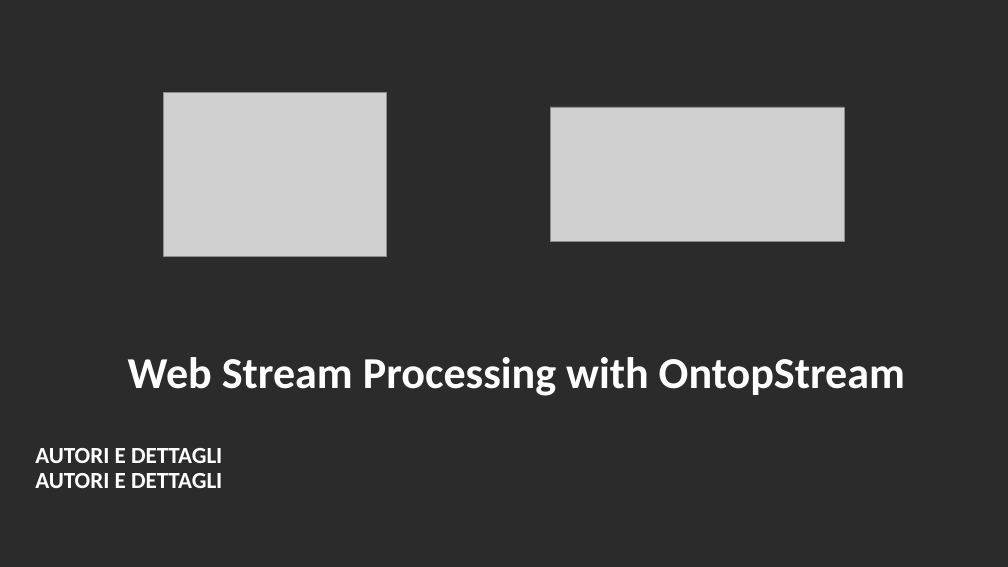
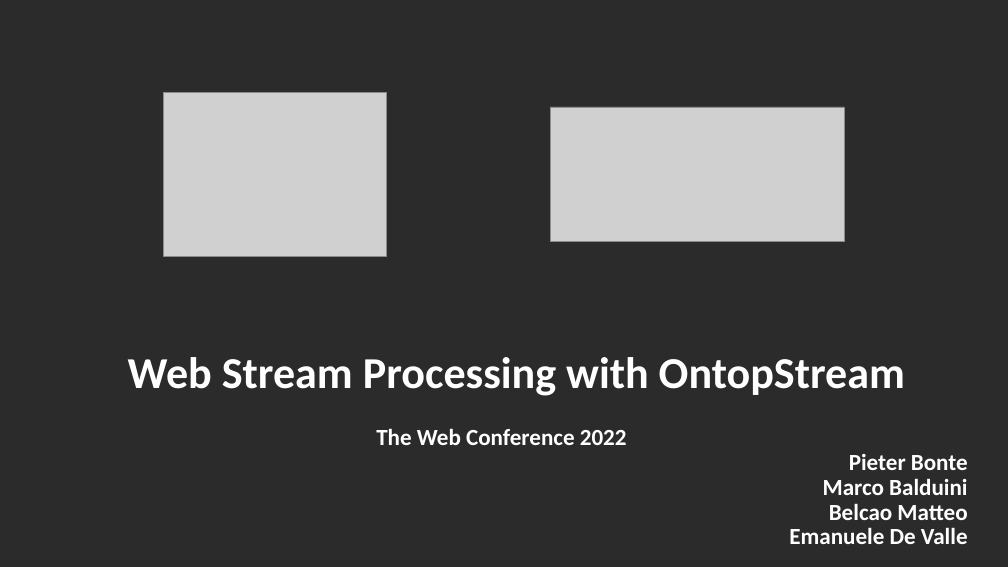
Before and after one commit to chimera-suite/OntopStream-TheWebConf2022Tutorial, a slide deck: slide 1 of Tutorial_WebConf.pptx. Drawn at 1008x567 pixels with LibreOffice and Linux fonts; fonts in the diff are those of the drawing; grey boxes stand for pictures; background and template pictures are left out; a plain dark background stands for a picture behind light text. Boxes give left, top, right and bottom in pixels: in the first picture for what was removed or moved away, otherwise in the second. Text is boxed around its words. In the diff, an @@ line names an element or a change of style, - is before the commit and + after.

```diff
--- a/Tutorial_WebConf.pptx
+++ b/Tutorial_WebConf.pptx
@@ text at bbox=[376, 428, 968, 544]: text changed @@
-AUTORI E DETTAGLI
-AUTORI E DETTAGLI
+The Web Conference 2022
+Pieter Bonte
+Marco Balduini
+Belcao Matteo
+Emanuele De Valle
```
Also in this commit, not shown: 8 other slides changed, 14 slides added, 1 other file.
